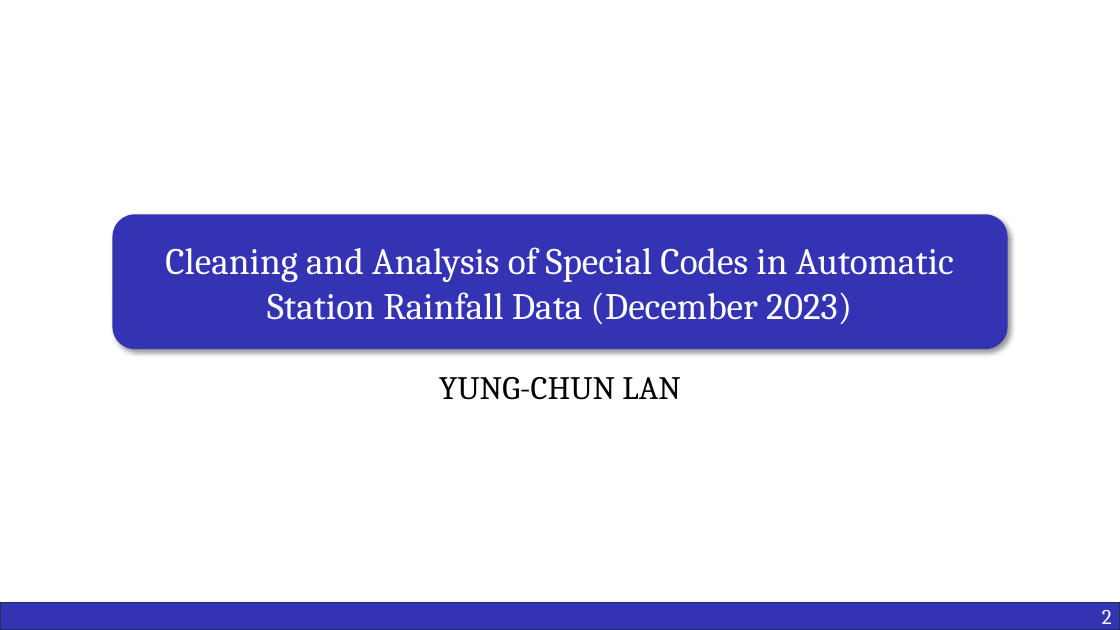
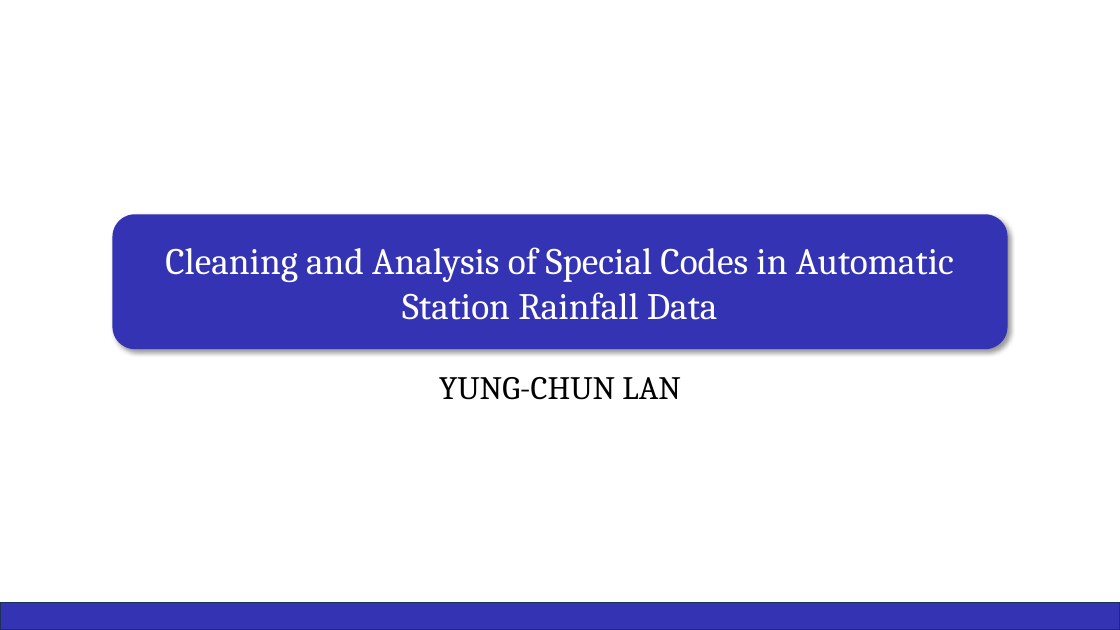
Before and after one commit to ricki0313/rainfall_practice, a slide deck: slide 1 of report/rainfall_report.pptx. Drawn at 1120x630 pixels with LibreOffice and Linux fonts; fonts in the diff are those of the drawing. Boxes give left, top, right and bottom in pixels: in the first picture for what was removed or moved away, otherwise in the second. Text is boxed around its words. In the diff, an @@ line names an element or a change of style, - is before the commit and + after.

```diff
--- a/report/rainfall_report.pptx
+++ b/report/rainfall_report.pptx
@@ text in rounded rectangle at bbox=[165, 247, 954, 320]: text changed @@
-Cleaning and Analysis of Special Codes in Automatic Station Rainfall Data (December 2023)
+Cleaning and Analysis of Special Codes in Automatic Station Rainfall Data
@@ text in rectangle at bbox=[1102, 610, 1112, 630]: text removed @@
-2
```
Also in this commit, not shown: 15 other slides changed, 5 slides added, 1 slide removed, 4 other files.
